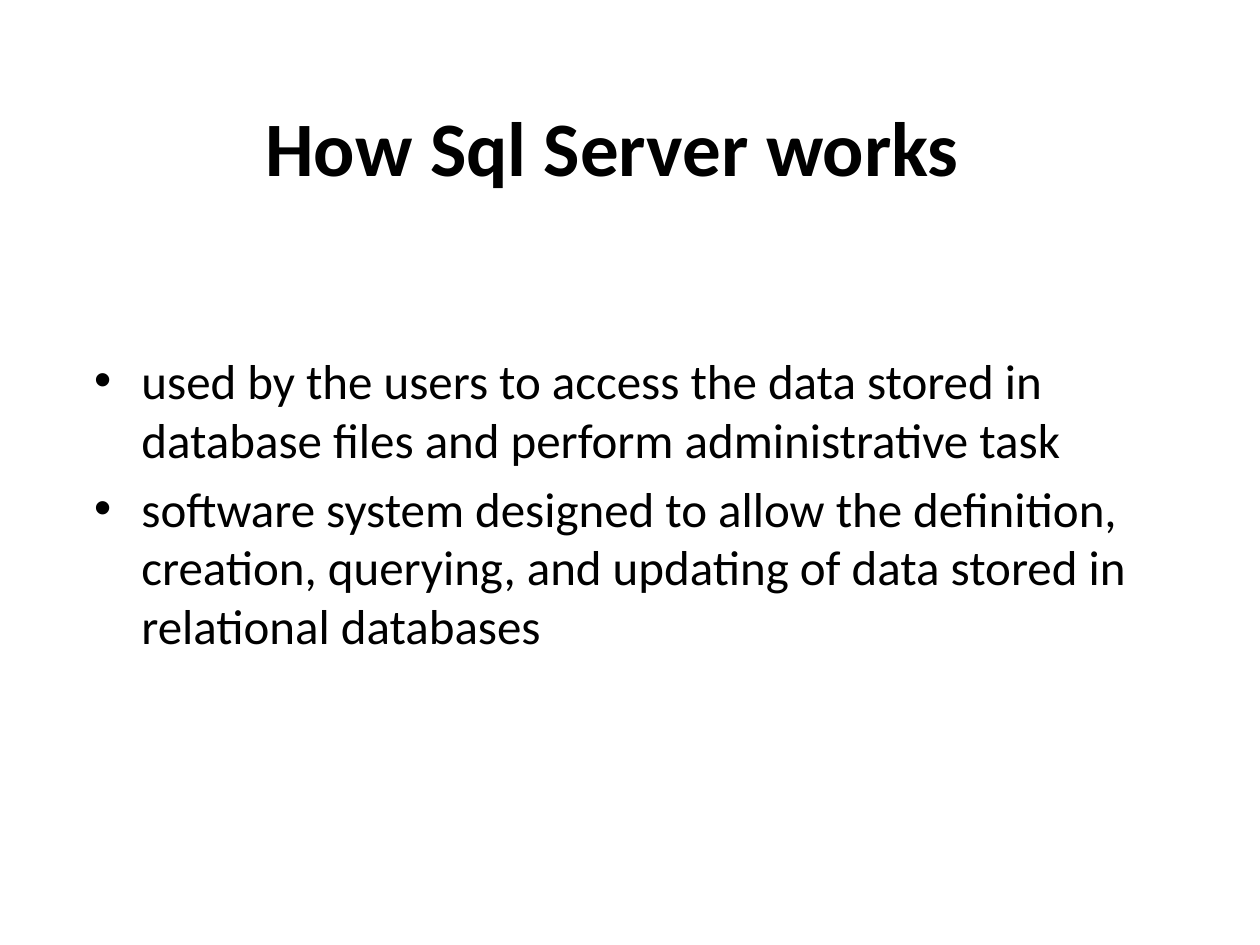
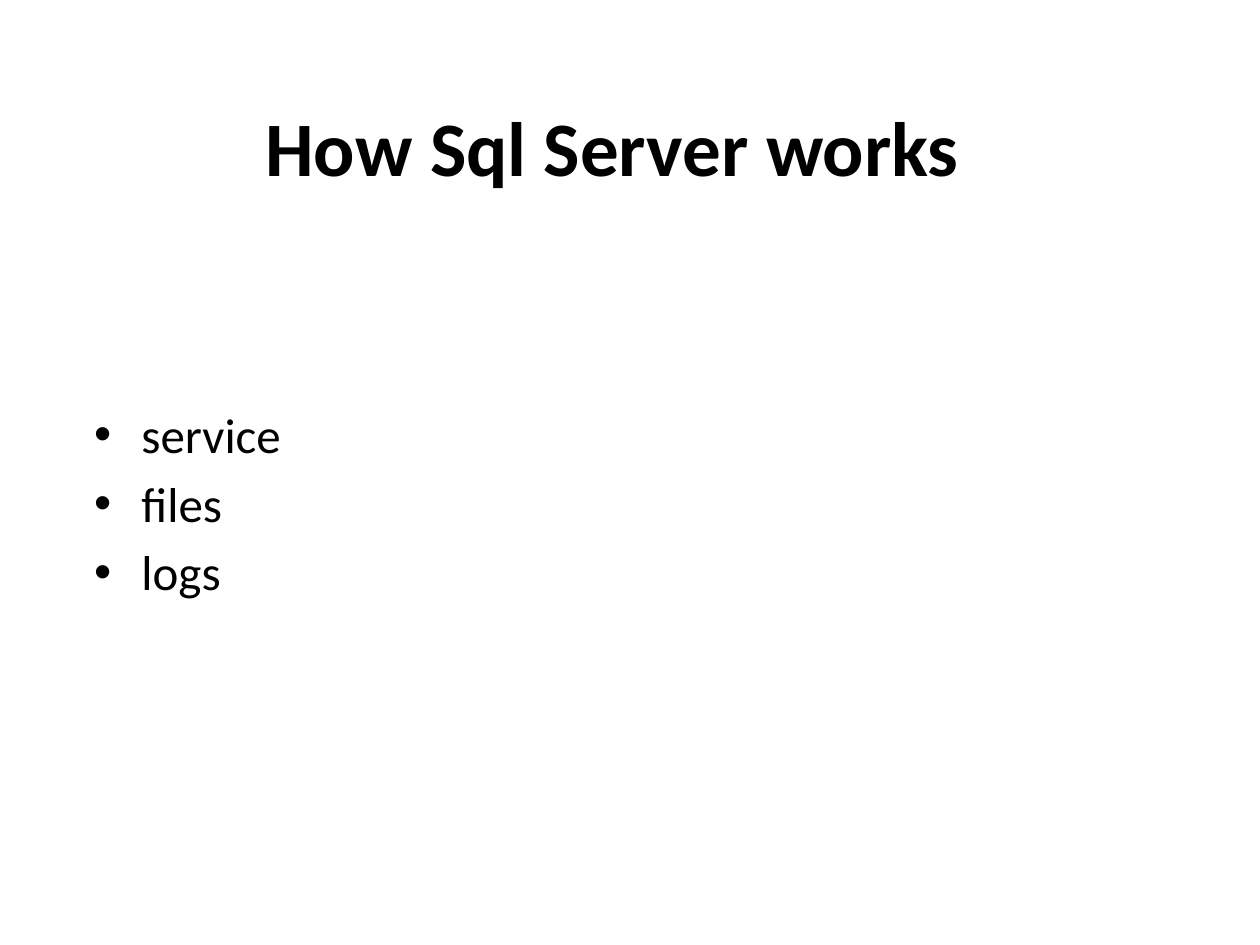
Before and after one commit to Flu10/Zero2Hero2016, a slide deck: slide 5 of presentation/SQL Z2H 2016.pptx. Drawn at 1260x945 pixels with LibreOffice and Linux fonts; fonts in the diff are those of the drawing; background and template pictures are left out. Boxes give left, top, right and bottom in pixels: in the first picture for what was removed or moved away, otherwise in the second. Text is boxed around its words. In the diff, an @@ line names an element or a change of style, - is before the commit and + after.

```diff
--- a/presentation/SQL Z2H 2016.pptx
+++ b/presentation/SQL Z2H 2016.pptx
@@ text at [141,419,280,599]: text changed @@
-• used by the users to access the data stored in database files and perform administrative task
-• software system designed to allow the definition, creation, querying, and updating of data stored in relational databases
+• service
+• files
+• logs
```
Also in this commit, not shown: 4 other slides changed, 5 slides added, 3 slides removed.
